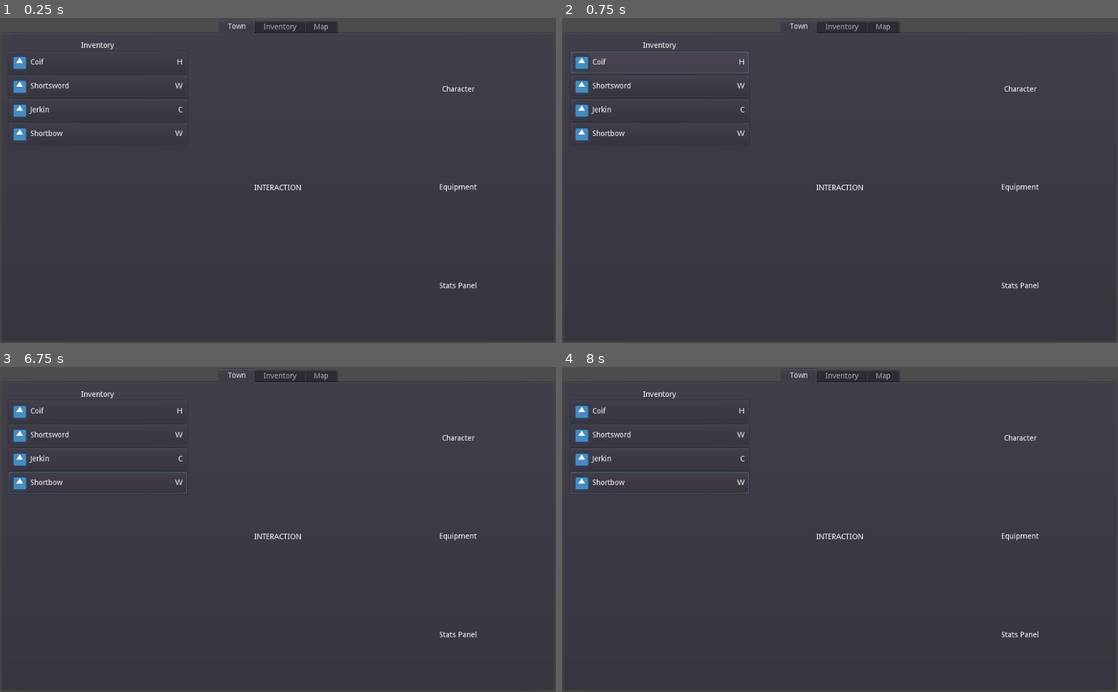
Above: before the commit, frames 1-4 (two rows, left to right).
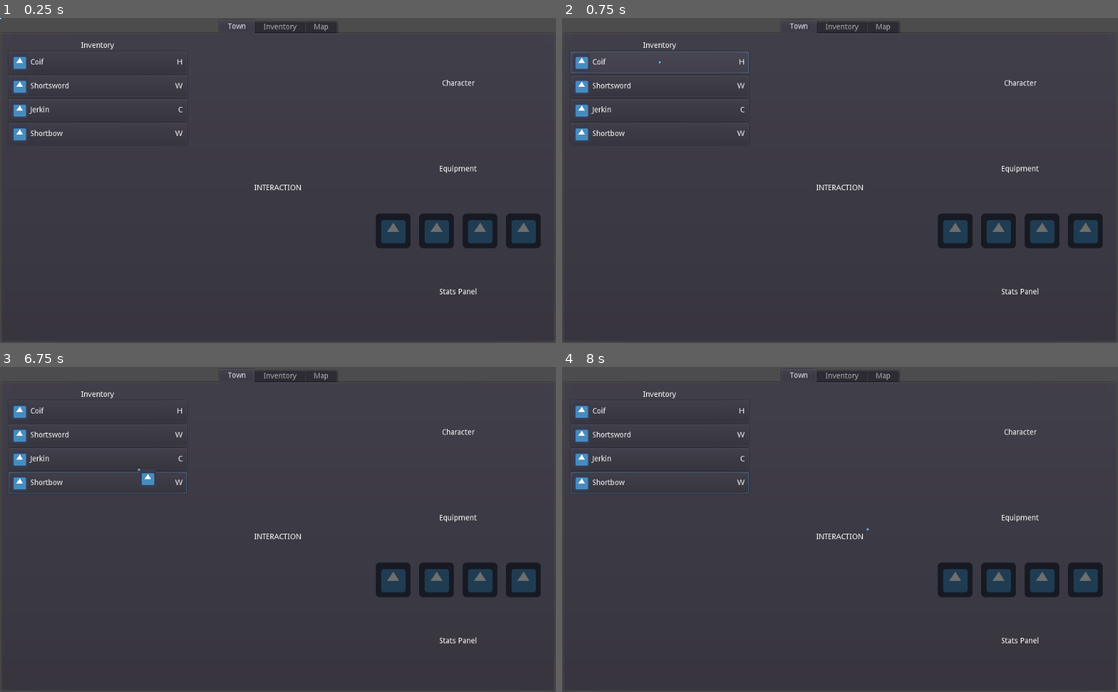
Above: after the commit, the same moments.

Repository: jarcangeli/WestMarches
Game: Godot game, scene res://Main.tscn
Two runs of this game, one before a commit and one after it. Both use one fixed random seed, a clock stepped at 60 frames per second and the inputs below. The engine's default icon, where the game draws it, is replaced by a stand-in: a white triangle on a blue panel in a dark square.
Inputs (mouse positions are in pixels of both pictures, inside the frame that each line leads up to):
- Up to frame 1 (0.25 s): no input
- Up to frame 2 (0.75 s): click (662, 63) at 0.52 s
- Up to frame 3 (6.75 s): click (100, 412) at 1.27 s; click (100, 412) at 2.02 s; tap Enter at 2.75, 4.25, 5.75 s; move the mouse to (400, 513) at 2.77 s; click (400, 513) at 2.92 s; tap Space at 3.5, 5, 6.5 s; drag from (166, 545) to (250, 594) at 3.52 s; move the mouse to (333, 458) at 4.27 s; click (333, 458) at 4.42 s; drag from (250, 594) to (111, 480) at 5.02 s; move the mouse to (444, 578) at 5.77 s; click (444, 578) at 5.92 s; drag from (111, 480) to (194, 448) at 6.52 s
- Up to frame 4 (8 s): move the mouse to (867, 529) at 7.27 s; click (867, 529) at 7.42 s

The runs differ from the first frame. In frame 1, 2.9% of the frame differs, in the area x 0-98%, y 0-86%; in frame 2, 2.9%; in frame 3, 3.0%, in the area x 24-98%, y 19-86%; in frame 4, 2.9%.

Commit message:
Drag and drop UI

Diff:
--- /dev/null
+++ b/EquipmentContainer.gd
@@ -0,0 +1,17 @@
+extends Control
+
+export(Item.Slot) var slot
+
+var item : Item = null
+
+func can_drop_data(_position, data):
+	if not (data is Item):
+		return false
+	return data.primary_slot == slot
+
+func drop_data(_position, data):
+	if not (data is Item):
+		push_error("Tried to drop non-item on equipment container")
+		return
+	print("Dropped item " + data.item_name)
+	data = item
--- /dev/null
+++ b/EquipmentContainer.tscn
@@ -0,0 +1,16 @@
+[gd_scene load_steps=3 format=2]
+
+[ext_resource path="res://EquipmentContainer.gd" type="Script" id=1]
+[ext_resource path="res://icon.png" type="Texture" id=2]
+
+[node name="EquipmentContainer" type="VBoxContainer"]
+anchor_right = 1.0
+anchor_bottom = 1.0
+mouse_default_cursor_shape = 7
+script = ExtResource( 1 )
+
+[node name="Background" type="TextureRect" parent="."]
+modulate = Color( 0.431373, 0.431373, 0.431373, 1 )
+margin_right = 1024.0
+margin_bottom = 64.0
+texture = ExtResource( 2 )
--- /dev/null
+++ b/InventoryItemDisplayArea.gd
@@ -0,0 +1,18 @@
+extends Control
+
+func get_item():
+	return get_parent().item
+
+func get_drag_data(_position):
+	set_drag_preview(make_item_preview())
+	var item = get_item()
+	print("Picked up " + item.item_name)
+	return item
+
+func make_item_preview():
+	var item = get_item()
+	if not is_instance_valid(item):
+		return null
+	var sprite = TextureRect.new()
+	sprite.texture = item.icon
+	return sprite
--- a/Item.tscn
+++ b/Item.tscn
@@ -3,7 +3,7 @@
 [ext_resource path="res://Item.gd" type="Script" id=1]
 [ext_resource path="res://icon_32.png" type="Texture" id=2]
 
-[node name="Item" type="Node"]
+[node name="Item" type="Node" groups=["item"]]
 script = ExtResource( 1 )
 icon = ExtResource( 2 )
 
--- a/ItemInventoryDisplay.gd
+++ b/ItemInventoryDisplay.gd
@@ -2,6 +2,7 @@
 class_name ItemInventoryDisplay
 
 var item : Item = null setget set_item, get_item
+var mouse_over : bool = false
 
 export var icon_path : NodePath
 export var name_label_path : NodePath
--- a/ItemInventoryDisplay.tscn
+++ b/ItemInventoryDisplay.tscn
@@ -1,11 +1,18 @@
-[gd_scene load_steps=3 format=2]
+[gd_scene load_steps=4 format=2]
 
 [ext_resource path="res://icon_32.png" type="Texture" id=1]
 [ext_resource path="res://ItemInventoryDisplay.gd" type="Script" id=2]
+[ext_resource path="res://InventoryItemDisplayArea.gd" type="Script" id=3]
 
 [node name="ItemInventoryDisplay" type="MarginContainer"]
-anchor_right = 1.0
-anchor_bottom = 1.0
+anchor_left = 0.5
+anchor_top = 0.5
+anchor_right = 0.5
+anchor_bottom = 0.5
+margin_left = -111.0
+margin_top = -25.0
+margin_right = 111.0
+margin_bottom = 25.0
 focus_mode = 1
 mouse_filter = 1
 script = ExtResource( 2 )
@@ -14,15 +21,16 @@
 slot_label_path = NodePath("MarginContainer/HBoxContainer/SlotLabel")
 
 [node name="Button" type="Button" parent="."]
-margin_right = 1024.0
-margin_bottom = 600.0
+margin_right = 222.0
+margin_bottom = 50.0
 size_flags_horizontal = 3
 size_flags_vertical = 3
 shortcut_in_tooltip = false
+script = ExtResource( 3 )
 
 [node name="MarginContainer" type="MarginContainer" parent="."]
-margin_right = 1024.0
-margin_bottom = 600.0
+margin_right = 222.0
+margin_bottom = 50.0
 mouse_filter = 2
 custom_constants/margin_right = 8
 custom_constants/margin_top = 4
@@ -32,34 +40,34 @@
 [node name="HBoxContainer" type="HBoxContainer" parent="MarginContainer"]
 margin_left = 4.0
 margin_top = 4.0
-margin_right = 1016.0
-margin_bottom = 596.0
+margin_right = 214.0
+margin_bottom = 46.0
 mouse_filter = 2
 
 [node name="Icon" type="TextureRect" parent="MarginContainer/HBoxContainer"]
 margin_right = 32.0
-margin_bottom = 592.0
+margin_bottom = 42.0
 mouse_filter = 2
 texture = ExtResource( 1 )
 stretch_mode = 4
 
 [node name="NameLabel" type="Label" parent="MarginContainer/HBoxContainer"]
 margin_left = 36.0
-margin_top = 289.0
+margin_top = 14.0
 margin_right = 109.0
-margin_bottom = 303.0
+margin_bottom = 28.0
 text = "Item Name"
 
 [node name="Control" type="Control" parent="MarginContainer/HBoxContainer"]
 margin_left = 113.0
-margin_right = 995.0
-margin_bottom = 592.0
+margin_right = 193.0
+margin_bottom = 42.0
 mouse_filter = 2
 size_flags_horizontal = 3
 
 [node name="SlotLabel" type="Label" parent="MarginContainer/HBoxContainer"]
-margin_left = 999.0
-margin_top = 289.0
-margin_right = 1012.0
-margin_bottom = 303.0
+margin_left = 197.0
+margin_top = 14.0
+margin_right = 210.0
+margin_bottom = 28.0
 text = "W"
--- a/Main.tscn
+++ b/Main.tscn
@@ -1,11 +1,14 @@
-[gd_scene load_steps=3 format=2]
+[gd_scene load_steps=5 format=2]
 
 [ext_resource path="res://Town.tscn" type="PackedScene" id=1]
 [ext_resource path="res://default_theme.tres" type="Theme" id=2]
+[ext_resource path="res://icon.png" type="Texture" id=3]
+[ext_resource path="res://MouseContainer.gd" type="Script" id=4]
 
 [node name="Main" type="MarginContainer"]
 anchor_right = 1.0
 anchor_bottom = 1.0
+mouse_filter = 2
 theme = ExtResource( 2 )
 custom_constants/margin_right = 4
 custom_constants/margin_top = 4
@@ -37,3 +40,25 @@
 margin_top = 32.0
 margin_right = -4.0
 margin_bottom = -4.0
+
+[node name="World" type="Node2D" parent="TabContainer/Map"]
+position = Vector2( 526, 184 )
+
+[node name="Town" type="Node2D" parent="TabContainer/Map/World"]
+
+[node name="Sprite" type="Sprite" parent="TabContainer/Map/World/Town"]
+texture = ExtResource( 3 )
+
+[node name="Label" type="Label" parent="TabContainer/Map/World/Town"]
+margin_left = -20.0
+margin_top = 32.0
+margin_right = 21.0
+margin_bottom = 46.0
+text = "TOWN"
+
+[node name="MouseContainer" type="Node2D" parent="."]
+script = ExtResource( 4 )
+
+[node name="IndicatorSprite" type="Sprite" parent="MouseContainer"]
+scale = Vector2( 0.1, 0.1 )
+texture = ExtResource( 3 )
--- /dev/null
+++ b/MouseContainer.gd
@@ -0,0 +1,13 @@
+extends Node2D
+
+func _process(_delta):
+	var mouse_pos = get_mouse_position()
+	if mouse_pos:
+		transform.origin = mouse_pos
+
+func get_mouse_position():
+	var position2D = get_viewport().get_mouse_position()
+	return position2D
+
+func get_node_under_cursor():
+	pass
--- /dev/null
+++ b/SignalBus.gd
@@ -0,0 +1,7 @@
+extends Node
+
+# Handle error when connecting
+func hconnect(signal_name: String, target: Object, method: String, binds: Array = [  ], flags: int = 0):
+	var error = connect(signal_name, target, method, binds, flags)
+	if error:
+		push_error(error)
--- a/Town.tscn
+++ b/Town.tscn
@@ -1,7 +1,8 @@
-[gd_scene load_steps=3 format=2]
+[gd_scene load_steps=4 format=2]
 
 [ext_resource path="res://ItemInventoryDisplay.tscn" type="PackedScene" id=1]
 [ext_resource path="res://InventoryDisplay.gd" type="Script" id=2]
+[ext_resource path="res://EquipmentContainer.tscn" type="PackedScene" id=3]
 
 [node name="Town" type="MarginContainer"]
 anchor_right = 1.0
@@ -60,25 +61,49 @@
 alignment = 1
 
 [node name="CharacterLabel" type="Label" parent="HBoxContainer/VBoxRight"]
-margin_top = 83.0
+margin_top = 71.0
 margin_right = 331.0
-margin_bottom = 97.0
+margin_bottom = 85.0
 size_flags_vertical = 6
 text = "Character"
 align = 1
 
 [node name="EquipmentLabel" type="Label" parent="HBoxContainer/VBoxRight"]
-margin_top = 267.0
+margin_top = 232.0
 margin_right = 331.0
-margin_bottom = 281.0
+margin_bottom = 246.0
 size_flags_vertical = 6
 text = "Equipment"
 align = 1
 
+[node name="EquipmentLayout" type="HBoxContainer" parent="HBoxContainer/VBoxRight"]
+margin_top = 322.0
+margin_right = 331.0
+margin_bottom = 386.0
+custom_constants/separation = 16
+alignment = 1
+
+[node name="EquipmentContainer" parent="HBoxContainer/VBoxRight/EquipmentLayout" instance=ExtResource( 3 )]
+
+[node name="EquipmentContainer2" parent="HBoxContainer/VBoxRight/EquipmentLayout" instance=ExtResource( 3 )]
+margin_left = 93.0
+margin_right = 157.0
+slot = 1
+
+[node name="EquipmentContainer3" parent="HBoxContainer/VBoxRight/EquipmentLayout" instance=ExtResource( 3 )]
+margin_left = 173.0
+margin_right = 237.0
+slot = 2
+
+[node name="EquipmentContainer4" parent="HBoxContainer/VBoxRight/EquipmentLayout" instance=ExtResource( 3 )]
+margin_left = 253.0
+margin_right = 317.0
+slot = 3
+
 [node name="StatsLabel" type="Label" parent="HBoxContainer/VBoxRight"]
-margin_top = 451.0
+margin_top = 462.0
 margin_right = 331.0
-margin_bottom = 465.0
+margin_bottom = 476.0
 size_flags_vertical = 6
 text = "Stats Panel"
 align = 1
--- a/project.godot
+++ b/project.godot
@@ -33,6 +33,7 @@
 [autoload]
 
 ItemDatabase="*res://ItemDatabase.tscn"
+SignalBus="*res://SignalBus.gd"
 
 [editor_plugins]
 
Not shown, changed: addons/simple-project-timer/simple-project-timer-logo.png.import
Not shown, changed: addons/simple-project-timer/simple-project-timer-screenshot.png.import
Not shown, changed: addons/simple-project-timer/time.sav
